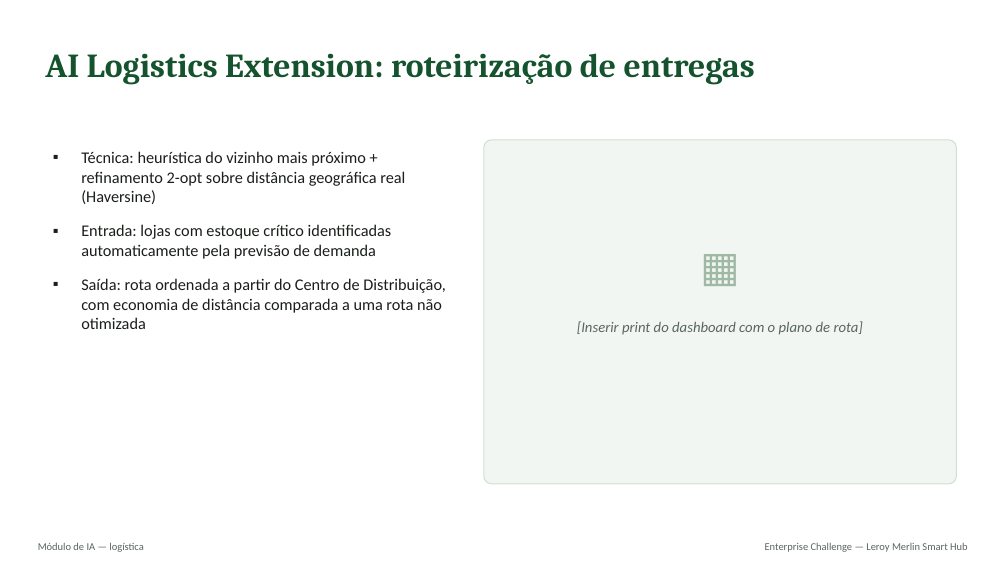
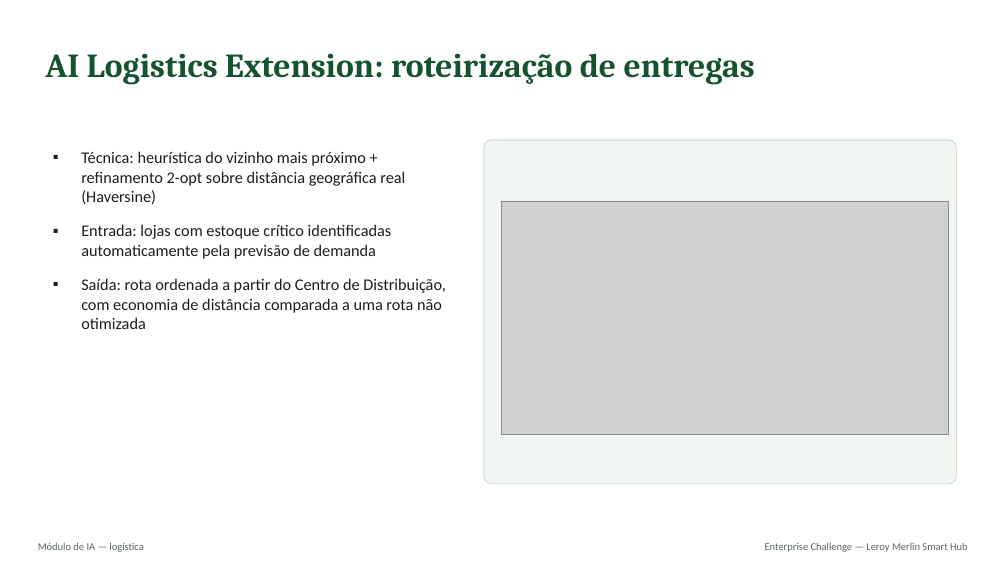
Before and after one commit to LeoMarsiarelli/Challenge-Leroy, a slide deck: slide 6 of docs/slides/leroy-merlin-smart-hub.pptx. Drawn at 1008x567 pixels with LibreOffice and Linux fonts; fonts in the diff are those of the drawing; grey boxes stand for pictures. Boxes give left, top, right and bottom in pixels: in the first picture for what was removed or moved away, otherwise in the second. Text is boxed around its words. In the diff, an @@ line names an element or a change of style, - is before the commit and + after.

```diff
--- a/docs/slides/leroy-merlin-smart-hub.pptx
+++ b/docs/slides/leroy-merlin-smart-hub.pptx
@@ picture added at <box>501,201,948,434</box> @@
@@ text removed at <box>577,321,863,335</box> @@
-[Inserir print do dashboard com o plano de rota]
```
Also in this commit, not shown: 4 other slides changed.
